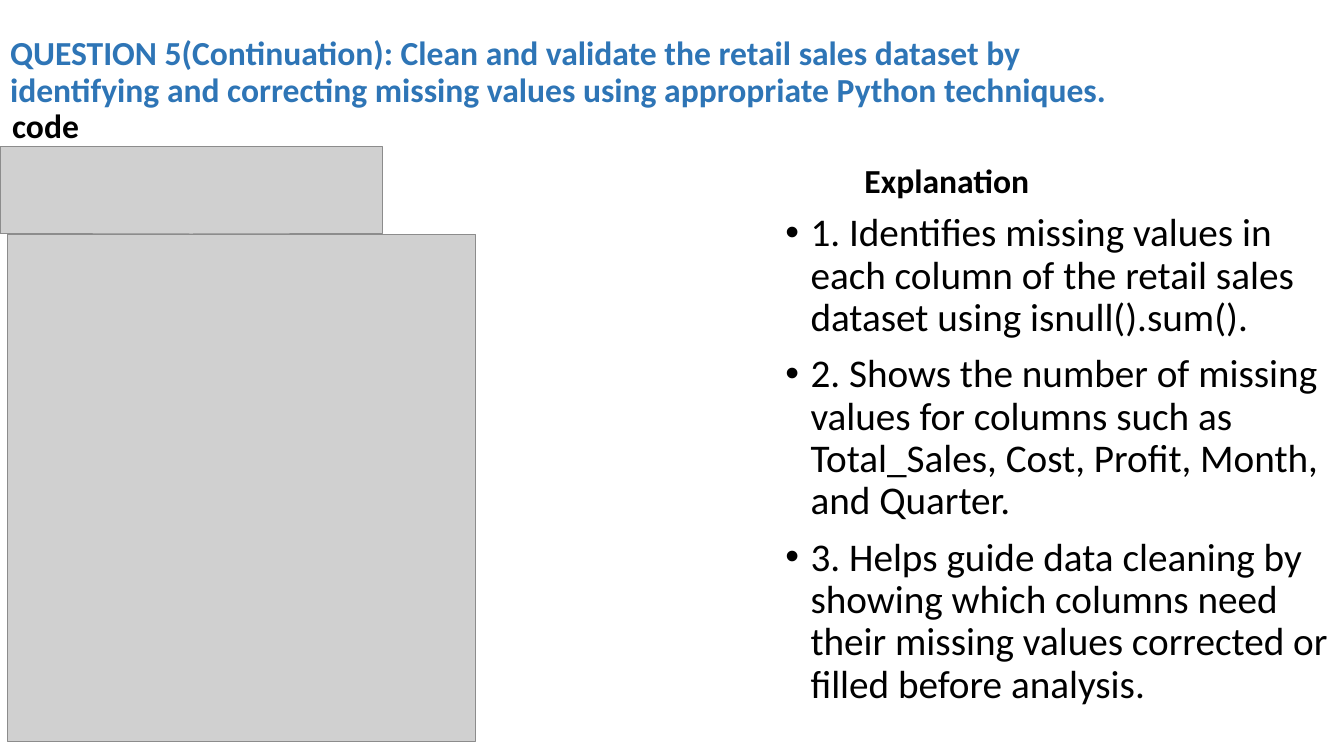
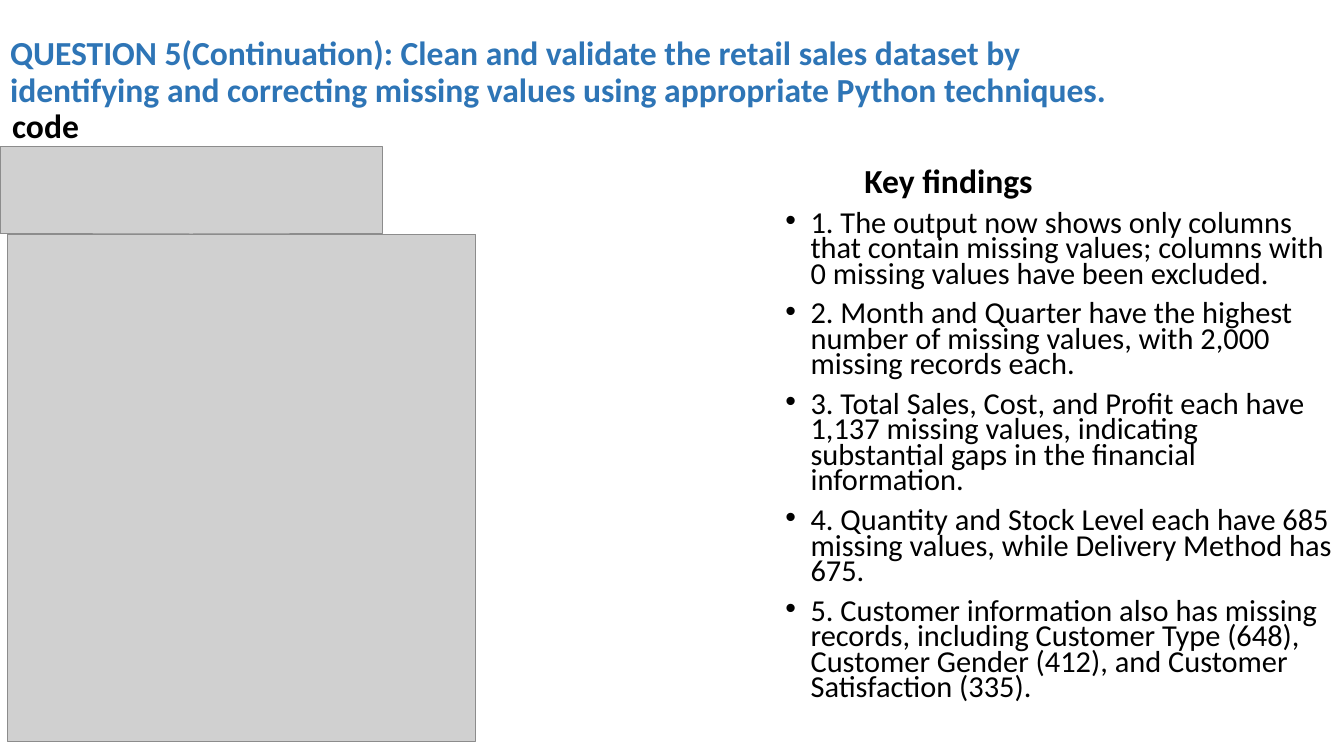
Before and after one commit to roykiptala/Datascience-workshop, a slide deck: slide 13 of Projects/RETAIL SALES AND CUSTOMER ANALYTICS.pptx. Drawn at 1344x756 pixels with LibreOffice and Linux fonts; fonts in the diff are those of the drawing; grey boxes stand for pictures. Boxes give left, top, right and bottom in pixels: in the first picture for what was removed or moved away, otherwise in the second. Text is boxed around its words. In the diff, an @@ line names an element or a change of style, - is before the commit and + after.

Commit message:
Complete data analysis

```diff
--- a/Projects/RETAIL SALES AND CUSTOMER ANALYTICS.pptx
+++ b/Projects/RETAIL SALES AND CUSTOMER ANALYTICS.pptx
@@ text at (864, 169, 1032, 199): text changed @@
-Explanation
+Key findings
@@ text at (811, 212, 1331, 701): text changed; size 28 to 21.7 pt @@
-• 1. Identifies missing values in each column of the retail sales dataset using isnull().sum().
-• 2. Shows the number of missing values for columns such as Total_Sales, Cost, Profit, Month, and Quarter.
-• 3. Helps guide data cleaning by showing which columns need their missing values corrected or filled before analysis.
+• 1. The output now shows only columns that contain missing values; columns with 0 missing values have been excluded.
+• 2. Month and Quarter have the highest number of missing values, with 2,000 missing records each.
+• 3. Total Sales, Cost, and Profit each have 1,137 missing values, indicating substantial gaps in the financial information.
+• 4. Quantity and Stock Level each have 685 missing values, while Delivery Method has 675.
+• 5. Customer information also has missing records, including Customer Type (648), Customer Gender (412), and Customer Satisfaction (335).
```
Also in this commit, not shown: 34 other slides changed, 1 slide added, 8 other files.
